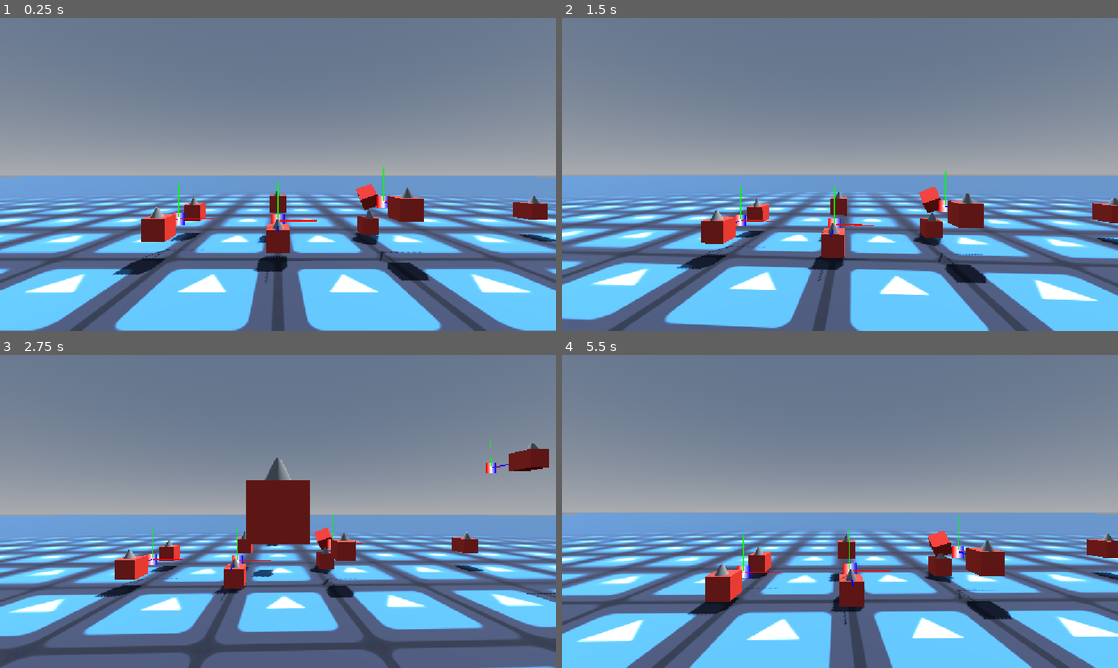
Above: before the commit, frames 1-4 (two rows, left to right).
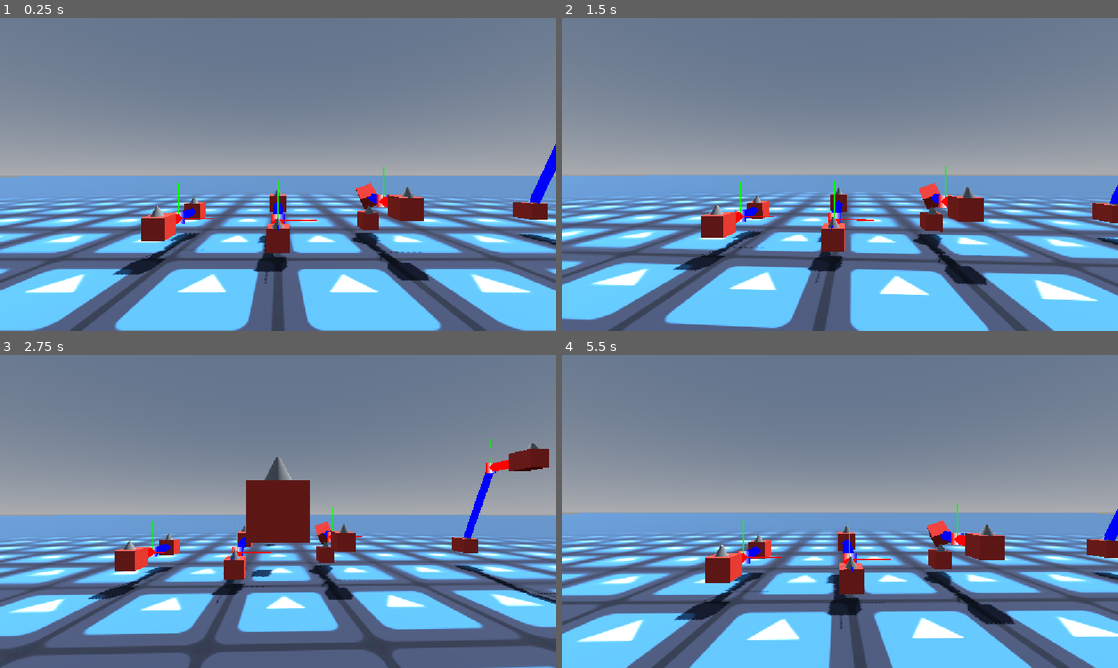
Above: after the commit, the same moments.

Repository: Deojee/new-betterer-hinges
Game: Godot game, scene res://scenes/world.tscn
Same seed, same stepped clock (60 frames per second), same inputs: the game is played once before the commit and once after it. The engine's default icon, where the game draws it, is replaced by a stand-in: a white triangle on a blue panel in a dark square.
Inputs (mouse positions are in pixels of both pictures, inside the frame that each line leads up to):
- Up to frame 1 (0.25 s): no input
- Up to frame 2 (1.5 s): move the mouse to (867, 174) at 0.52 s; tap A (a) at 0.6 s; tap D (d) at 0.8, 1.35 s; move the mouse to (812, 174) at 1.27 s
- Up to frame 3 (2.75 s): tap E (e) at 1.55 s; move the mouse to (289, 505) at 2.02 s; hold E (e) from 2.03 s (still down); tap S (s) at 2.3 s
- Up to frame 4 (5.5 s): move the mouse to (834, 517) at 2.77 s; release E (e) at 2.78 s; tap S (s) at 2.85 s; tap T (t) at 3.05 s; move the mouse to (878, 514) at 3.52 s; hold T (t) 3.53-4.28 s; tap W (w) at 3.8, 4.35 s; move the mouse to (795, 508) at 4.27 s; tap A (a) at 4.55, 5.1 s; move the mouse to (845, 511) at 5.02 s; tap D (d) at 5.3 s

The runs differ from the first frame. In frame 1, 1.2% of the frame differs, in the area x 25-100%, y 40-85%; in frame 2, 2.3%; in frame 3, 2.8%; in frame 4, 4.6%, in the area x 20-100%, y 47-88%.

Commit message:
tried some stuff that didn't work

Diff:
--- a/scenes/box.tscn
+++ b/scenes/box.tscn
@@ -18,6 +18,7 @@
 
 [node name="box" type="RigidBody3D" unique_id=1039348423]
 physics_material_override = SubResource("PhysicsMaterial_036b0")
+custom_integrator = true
 
 [node name="MeshInstance3D" type="MeshInstance3D" parent="." unique_id=1274811902]
 mesh = SubResource("BoxMesh_7wv7s")
--- a/scripts/newHinge.gd
+++ b/scripts/newHinge.gd
@@ -3,6 +3,7 @@
 @export var nodeA : RigidBody3D
 @export var nodeB : RigidBody3D
 
+var lastFrameTransform : Transform3D
 
 var offsetA : Transform3D
 var offsetB : Transform3D
@@ -22,6 +23,8 @@
 
 func _ready() -> void:
 
+	lastFrameTransform = global_transform
+
 	#Node A in the hinge's local space
 	offsetA = global_transform.affine_inverse() * nodeA.global_transform
 	offsetB = global_transform.affine_inverse() * nodeB.global_transform
@@ -38,7 +41,7 @@
 
 var TPS:
 	get:
-		return Engine.physics_ticks_per_second * 0.5
+		return Engine.physics_ticks_per_second * 1.0
 	set(value):
 		print("Please set TPS in physics/common")
 
@@ -49,7 +52,7 @@
 
 	showMiddle()
 
-
+	lastFrameTransform = global_transform
 
 func alignToAxis():
 
@@ -67,14 +70,14 @@
 	var objAAxis = -(objectAPoint.origin - objectAxisAPoint.origin)
 	var objectAAngleOffAxis = objAAxis.angle_to(middle.basis.z)
 	var objectAAxis
-	if objectAAngleOffAxis > 0:
+	if objectAAngleOffAxis > 0 and !nodeA.freeze:
 		objectAAxis = (objAAxis.cross(middle.basis.z)).normalized()
 		nodeA.rotate(objectAAxis,objectAAngleOffAxis )
 
 	var objBAxis = -(objectBPoint.origin - objectAxisBPoint.origin)
 	var objectBAngleOffAxis = objBAxis.angle_to(middle.basis.z)
 	var objectBAxis
-	if objectBAngleOffAxis > 0:
+	if objectBAngleOffAxis > 0 and !nodeB.freeze:
 		objectBAxis = (objBAxis.cross(middle.basis.z)).normalized()
 		nodeB.rotate(objectBAxis,objectBAngleOffAxis)
 
@@ -85,23 +88,50 @@
 	var objectAPoint = nodeA.global_transform * offsetA.affine_inverse()
 	var objectBPoint = nodeB.global_transform * offsetB.affine_inverse()
 
+	Mathy.draw_line_between(get_tree(),objectAPoint.origin,nodeA.global_position,0.3,Color.RED)
+	Mathy.draw_line_between(get_tree(),objectBPoint.origin,nodeB.global_position,0.3,Color.BLUE)
+
 
 	var middle = objectAPoint.interpolate_with(objectBPoint,0.5)
 
 	if Input.is_action_pressed("q"):
 		return
 
-	var aTarget = -(objectAPoint.origin - middle.origin) * TPS
-	var bTarget = -(objectBPoint.origin - middle.origin) * TPS
 
-	var aDif = aTarget - nodeA.linear_velocity
-	var bDif = bTarget - nodeB.linear_velocity
 
-	nodeA.linear_velocity += (aDif - bDif)/2.0
-	nodeB.linear_velocity += (bDif - aDif)/2.0
+	var aTarget = -(objectAPoint.origin - middle.origin) #* TPS
+	var bTarget = -(objectBPoint.origin - middle.origin) #* TPS
+	var aTargetDir = aTarget.normalized()
+	var bTargetDir = bTarget.normalized()
 
-	nodeA.linear_velocity = aTarget
-	nodeB.linear_velocity = bTarget
+	#var aDif = aTarget - nodeA.linear_velocity
+	#var bDif = bTarget - nodeB.linear_velocity
+
+	#nodeA.linear_velocity += (aDif - bDif)/2.0
+	#nodeB.linear_velocity += (bDif - aDif)/2.0
+
+	#prints("before:",nodeB.linear_velocity)
+
+	var velA = (
+		nodeA.linear_velocity -
+		aTargetDir.dot(nodeA.linear_velocity) * aTargetDir +
+		-aTargetDir * (aTarget).length()
+		)
+
+	nodeA.linear_velocity = (
+		nodeA.linear_velocity -
+		-aTargetDir * (aTarget.length() -aTargetDir.dot(nodeA.linear_velocity))
+		)
+
+	nodeB.linear_velocity = (
+		nodeB.linear_velocity -
+		-bTargetDir * (bTarget.length() -bTargetDir.dot(nodeB.linear_velocity))
+		)
+
+	prints(bTarget.length(),nodeB.linear_velocity.dot(bTargetDir))
+	#prints("after:",nodeB.linear_velocity)
+
+	Mathy.draw_debug_sphere(get_tree(),nodeB.global_position + nodeB.linear_velocity/TPS,0.5,Color.LIME)
 
 	#nodeA.rotation = middle.basis.get_euler()
 	#nodeB.rotation = middle.basis.get_euler()
@@ -109,5 +139,3 @@
 	Mathy.draw_transform(get_tree(),objectAPoint,0.5)
 	Mathy.draw_transform(get_tree(),objectBPoint,1.0)
 	Mathy.draw_transform(get_tree(),middle,2.0)
-
-	pass
